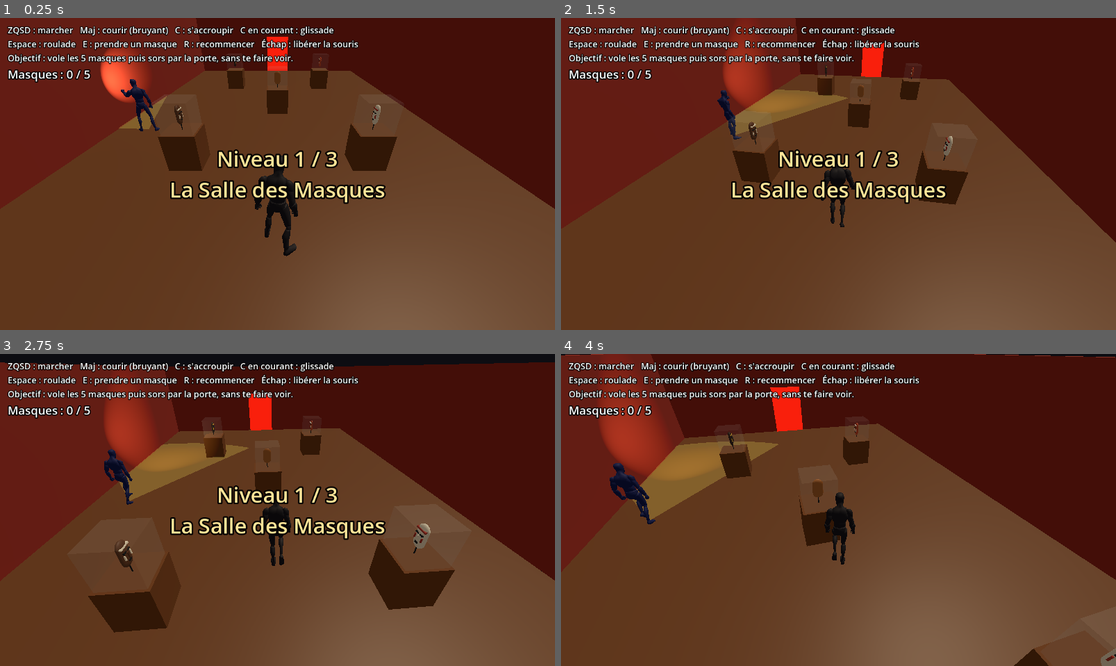
Above: before the commit, frames 1-4 (two rows, left to right).
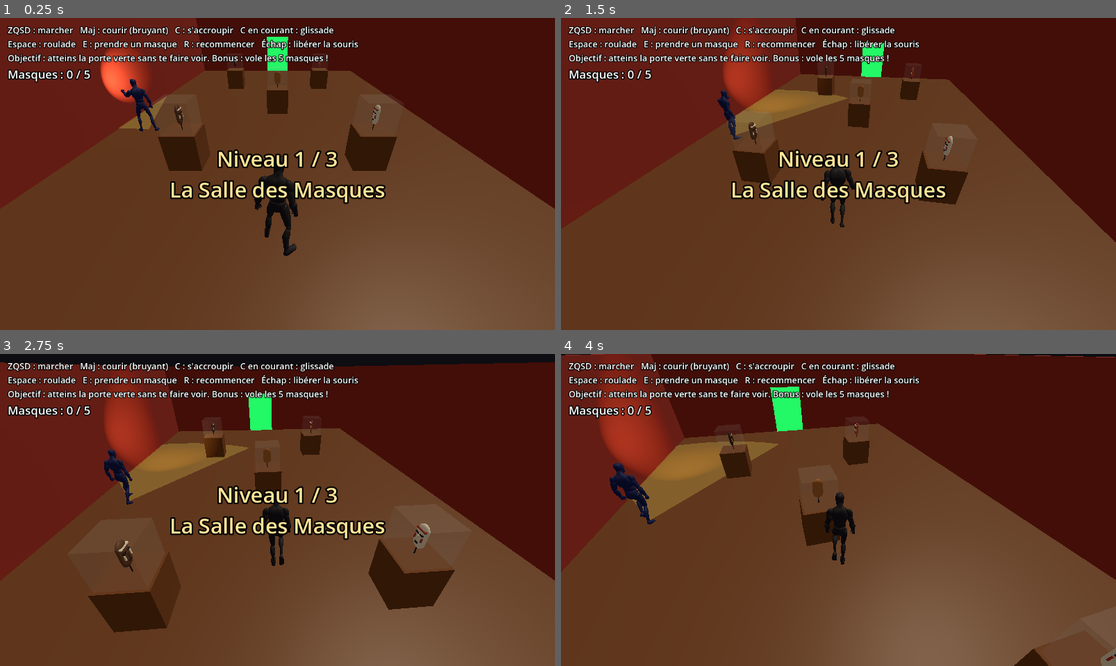
Above: after the commit, the same moments.

Repository: asbldream-lab/test
Game: Godot game, scene res://musee/musee.tscn
Two runs of this game, one before a commit and one after it. Both use one fixed random seed, a clock stepped at 60 frames per second and the inputs below.
Inputs (mouse positions are in pixels of both pictures, inside the frame that each line leads up to):
- Up to frame 1 (0.25 s): no input
- Up to frame 2 (1.5 s): tap Enter (ui_accept) at 0.5, 0.77, 1.07 s; move the mouse to (866, 174) at 0.52 s; hold C (crouch) 0.53-1.28 s; hold W (move_forward) from 0.53 s (still down); click (866, 174) at 0.67 s; tap E (interact) at 0.8, 1.35 s; move the mouse to (810, 174) at 1.27 s
- Up to frame 3 (2.75 s): keep holding W (move_forward); tap Enter (ui_accept) at 1.52, 1.55, 1.82 s; move the mouse to (288, 503) at 2.02 s; hold Enter (ui_accept) from 2.03 s (still down); tap C (crouch) at 2.3 s
- Up to frame 4 (4 s): keep holding W (move_forward); move the mouse to (832, 516) at 2.77 s; release Enter (ui_accept) at 2.78 s; tap C (crouch) at 2.85 s; click (832, 516) at 2.92 s; tap Enter (ui_accept) at 3.02, 3.32, 3.77, 3.8 s; tap E (interact) at 3.05 s; move the mouse to (877, 513) at 3.52 s; hold E (interact) from 3.53 s (still down)

The runs differ from the first frame. In frame 1, 1.2% of the frame differs, in the area x 8-60%, y 6-17%; in frame 2, 1.2%; in frame 3, 1.3%; in frame 4, 1.5%, in the area x 8-60%, y 10-25%.

Commit message:
Niveaux enchaînés automatiquement, masques en bonus, fixes tactiles
- La porte de sortie est toujours ouverte : on passe au niveau suivant
  automatiquement (2,5 s), les masques deviennent un bonus (score affiché)
- Prendre un masque se fait toujours debout, puis le joueur reprend sa
  posture (accroupi si actif)
- Joystick : remise à zéro pendant la pause de la fiche / perte de focus
  et si un doigt réapparaît sans relâchement (direction qui restait collée)

Co-Authored-By: Claude Opus 5.5 <noreply@anthropic.com>

Diff:
--- a/musee/level.gd
+++ b/musee/level.gd
@@ -56,7 +56,7 @@
 
 	$HUD/Aide.text = "ZQSD : marcher   Maj : courir (bruyant)   C : s'accroupir   C en courant : glissade\n" \
 		+ "Espace : roulade   E : prendre un masque   R : recommencer   Échap : libérer la souris\n" \
-		+ "Objectif : vole les %d masques puis sors par la porte, sans te faire voir." % _total_masks()
+		+ "Objectif : atteins la porte verte sans te faire voir. Bonus : vole les %d masques !" % _total_masks()
 	_counter.position = Vector2(16, 100) if not _touch else Vector2(16, 12)
 	_counter.add_theme_font_size_override("font_size", 24)
 	_counter.add_theme_constant_override("outline_size", 8)
@@ -210,10 +210,8 @@
 	if vitrine:
 		# Laisse finir le geste de prise avant d'afficher la fiche du masque.
 		get_tree().create_timer(0.8).timeout.connect(_popup.show_mask.bind(vitrine))
-	# Porte rouge tant qu'il manque des masques, verte ensuite.
-	var open := total >= _total_masks()
-	_exit_mat.albedo_color = Color(0.2, 0.8, 0.3) if open else Color(0.8, 0.15, 0.1)
-	_exit_mat.emission = Color(0.1, 0.9, 0.3) if open else Color(0.9, 0.1, 0.05)
+	_exit_mat.albedo_color = Color(0.2, 0.8, 0.3) # sortie toujours ouverte
+	_exit_mat.emission = Color(0.1, 0.9, 0.3)
 
 
 func _show(text: String, color: Color, seconds := 0.0) -> void:
@@ -236,21 +234,21 @@
 func _on_exit(body: Node3D) -> void:
 	if body != player or _over:
 		return
-	var missing := _total_masks() - player.masks
-	if missing > 0:
-		_show("Porte fermée : il manque %d masque%s !" % [missing, "s" if missing > 1 else ""], Color(1, 0.8, 0.3), 2.5)
-		return
 	for g in guards:
 		g.set_physics_process(false)
 	_won = true
-	var hint := "Touche l'écran" if _touch else "Appuie sur E"
-	if current < Levels.LEVELS.size() - 1:
-		_end("NIVEAU RÉUSSI !\n%s pour le niveau suivant" % hint, Color(0.3, 1, 0.4))
+	var score := "Masques volés : %d / %d" % [player.masks, _total_masks()]
+	var last := current >= Levels.LEVELS.size() - 1
+	if last:
+		_end("BRAVO ! Tu as traversé tout le musée !\n%s\nRetour au niveau 1..." % score, Color(1, 0.85, 0.3))
 	else:
-		_end("BRAVO ! Tu as dévalisé tout le musée !\n%s pour rejouer depuis le début" % hint, Color(1, 0.85, 0.3))
+		_end("NIVEAU %d RÉUSSI !\n%s\nNiveau suivant..." % [current + 1, score], Color(0.3, 1, 0.4))
 	if _pad:
 		_pad.hide()
-		_pad.set_process_input(false) # le prochain toucher passe au niveau suivant
+	# Téléportation automatique vers le niveau suivant.
+	await get_tree().create_timer(4.0 if last else 2.5).timeout
+	current = (current + 1) % Levels.LEVELS.size()
+	get_tree().reload_current_scene()
 
 
 func _end(text: String, color: Color) -> void:
@@ -262,10 +260,5 @@
 
 
 func _unhandled_input(event: InputEvent) -> void:
-	if _won:
-		if event.is_action_pressed("interact") or event.is_action_pressed("ui_accept") \
-				or (event is InputEventScreenTouch and event.pressed):
-			current = (current + 1) % Levels.LEVELS.size()
-			get_tree().reload_current_scene()
-	elif event.is_action_pressed("restart"):
+	if not _won and event.is_action_pressed("restart"):
 		get_tree().reload_current_scene()
--- a/musee/player.gd
+++ b/musee/player.gd
@@ -210,7 +210,7 @@
 	_move_dir = _move_dir.normalized() if _move_dir.length() > 0.01 else Vector3.RIGHT
 	_begin(State.ACTION)
 	_vitrine = v
-	_timer = play_once(anim, "Farm_Harvest" if is_crouching else "PickUp_Table")
+	_timer = play_once(anim, "PickUp_Table") # toujours debout ; il se ré-accroupit ensuite
 	_grab_at = _timer * 0.5
 
 
@@ -241,7 +241,7 @@
 func _begin(new_state: State) -> void:
 	state = new_state
 	is_running = false
-	_set_low(new_state != State.ACTION or is_crouching)
+	_set_low(new_state != State.ACTION) # se relève pour prendre un masque
 	visual.rotation.y = atan2(-_move_dir.x, -_move_dir.z)
 
 
--- a/musee/touch_controls.gd
+++ b/musee/touch_controls.gd
@@ -35,6 +35,20 @@
 	_box_on.bg_color = Color(1, 1, 1, 0.38)
 	get_viewport().size_changed.connect(_layout)
 	_layout()
+
+
+func _notification(what: int) -> void:
+	# Pendant une pause (fiche du masque) ou une perte de focus, les relâchements de doigts
+	# ne nous parviennent pas : on remet la manette à zéro pour éviter une direction collée.
+	if what in [NOTIFICATION_PAUSED, NOTIFICATION_UNPAUSED, NOTIFICATION_APPLICATION_FOCUS_OUT, NOTIFICATION_WM_WINDOW_FOCUS_OUT]:
+		_reset_fingers()
+
+
+func _reset_fingers() -> void:
+	_joy_finger = -1
+	_look_finger = -1
+	_look_pending = Vector2.ZERO
+	_set_joy(Vector2.ZERO)
 
 
 func _exit_tree() -> void:
@@ -69,6 +83,8 @@
 		var p: Vector2 = event.position
 		var i: int = event.index
 		if event.pressed:
+			if i == _joy_finger or i == _look_finger:
+				_reset_fingers()
 			if _buttons.roll.has_point(p):
 				player.try_roll()
 			elif _buttons.take.has_point(p):
@@ -163,7 +179,7 @@
 	_button("take", "PRENDRE", "(masque à portée !)" if near else "(près d'une vitrine)", near)
 	_button("restart", "REJOUER", "", false)
 	# Aide
-	_text("Vole les masques puis sors sans être vu", Vector2(s.x * 0.45, 50 * _u), 22)
+	_text("Atteins la porte verte - bonus : vole les masques", Vector2(s.x * 0.45, 50 * _u), 22)
 	_text("Glisse le doigt ici pour tourner la caméra", Vector2(s.x * 0.5, s.y * 0.3), 18, 0.45)
 	# Téléphone à la verticale
 	if s.y > s.x:
